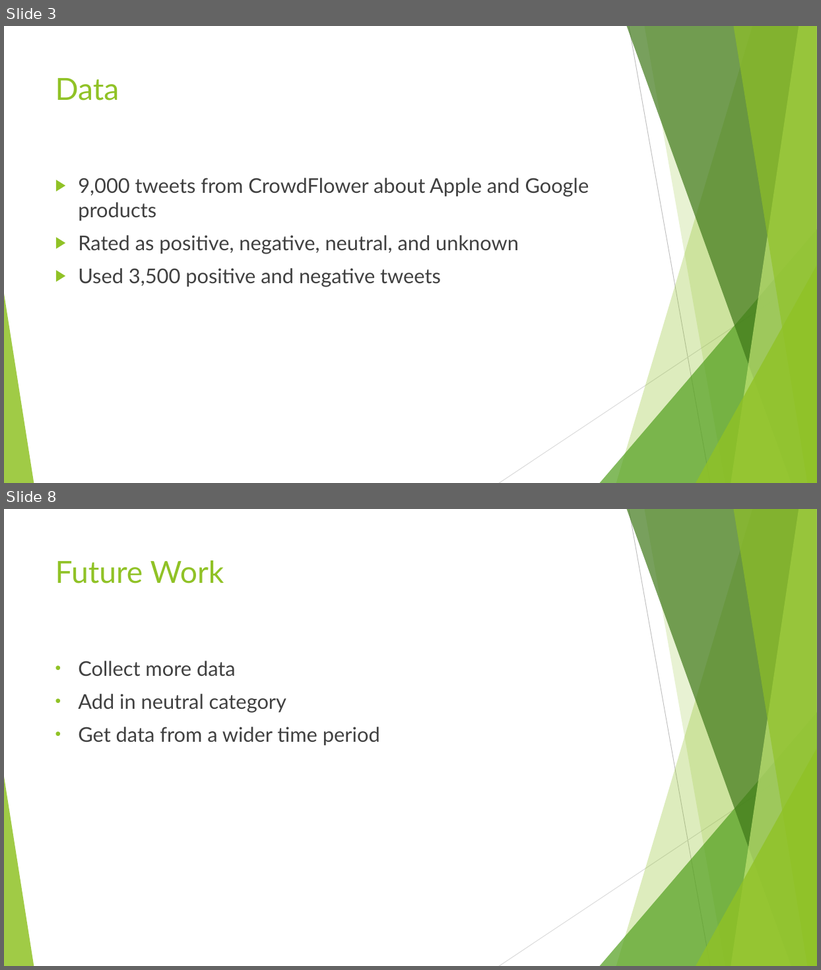
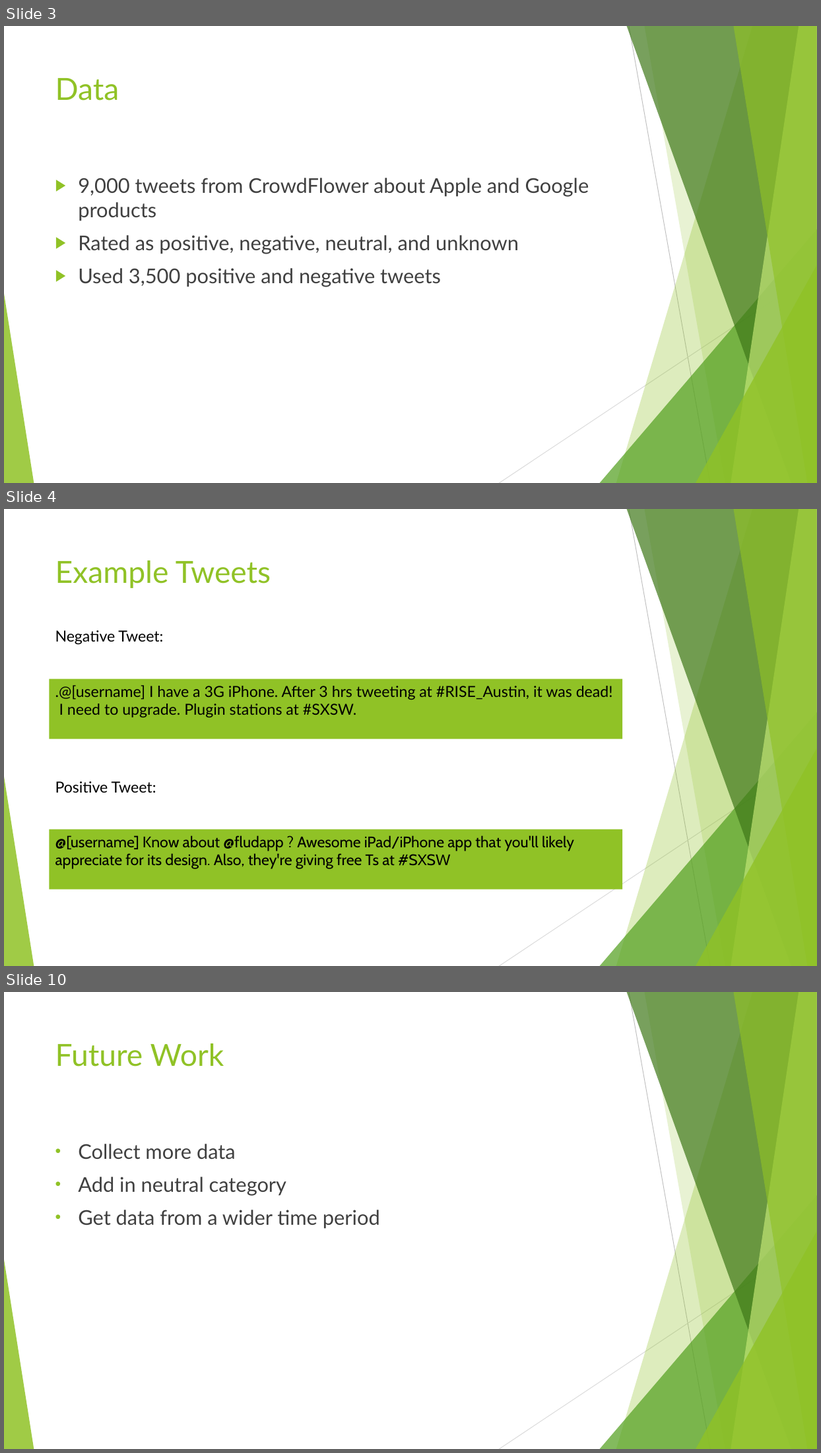
Before and after one commit to charsarb/mod-4-project, a slide deck: Modeling Tweet Sentiment.pptx. Shown one above the other, each under a label of ours: slides 3 and 8 before the commit, slides 3, 4 and 10 after it; the slides between them are not shown. The pictures are 821x970 and 821x1453 pixels, drawn with LibreOffice and Linux fonts; fonts in the diff are those of the drawing. Boxes give left, top, right and bottom in pixels: in the first picture for what was removed or moved away, otherwise in the second. Text is boxed around its words. In the diff, an @@ line names an element or a change of style, - is before the commit and + after.

```diff
--- a/Modeling Tweet Sentiment.pptx
+++ b/Modeling Tweet Sentiment.pptx
@@ slide 4 added at [4, 509, 817, 966], background #FFFFFF; not listed: 10 template elements that a slide beside it also shows @@
@@ title added at [55, 560, 271, 588], 36 pt, text #90C226 @@
+Example Tweets
@@ text added at [55, 630, 163, 645], 18 pt, text #000000 @@
+Negative Tweet:
@@ text added at [49, 679, 622, 739], fill #90C226, 18 pt, text #000000 @@
+.@[username] I have a 3G iPhone. After 3 hrs tweeting at #RISE_Austin, it was dead! I need to upgrade. Plugin stations at #SXSW.
@@ text added at [55, 782, 156, 793], 18 pt, text #000000 @@
+Positive Tweet:
@@ rectangle added at [49, 829, 622, 890], fill #90C226, 18 pt, text #000000 @@
+@[username] Know about @fludapp ? Awesome iPad/iPhone app that you'll likely appreciate for its design. Also, they're giving free Ts at #SXSW
@@ what was slide 8 is now slide 10 @@
```
Also in this commit, not shown: 6 slides changed, 1 other slide added, 12 other files.
